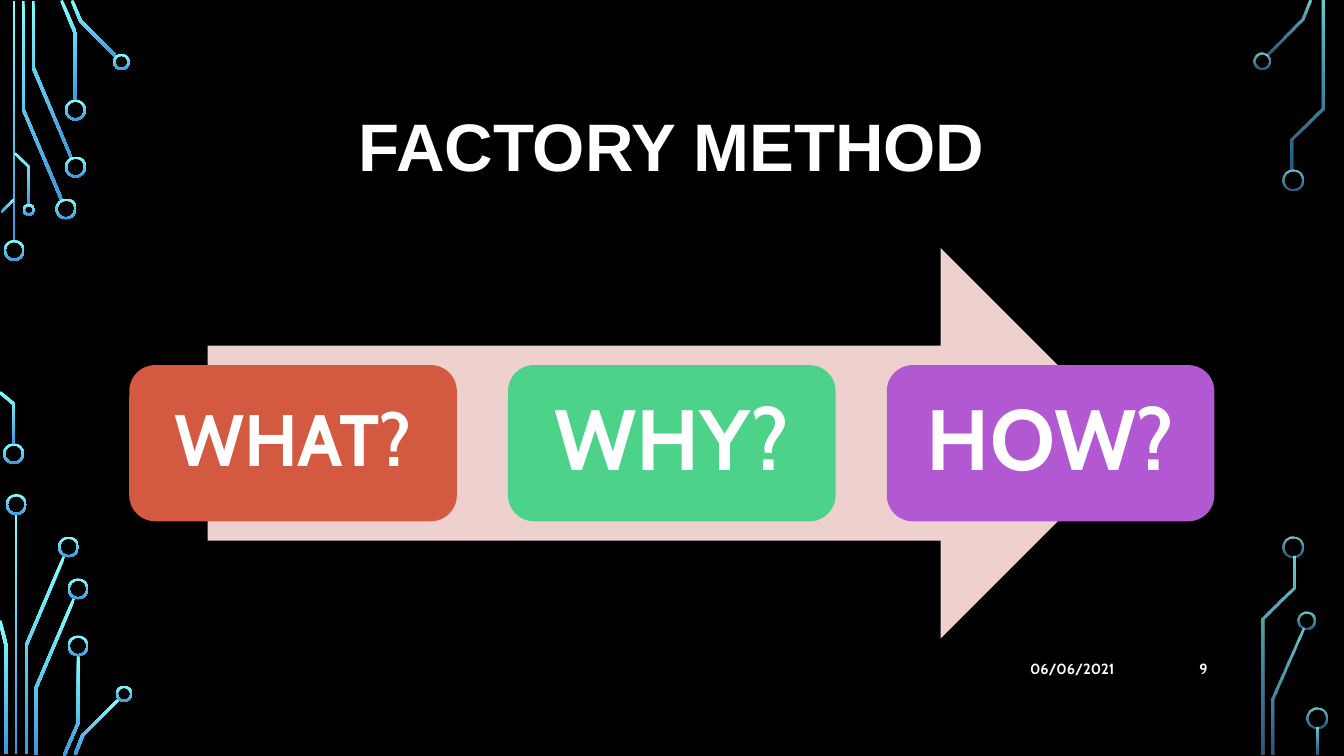
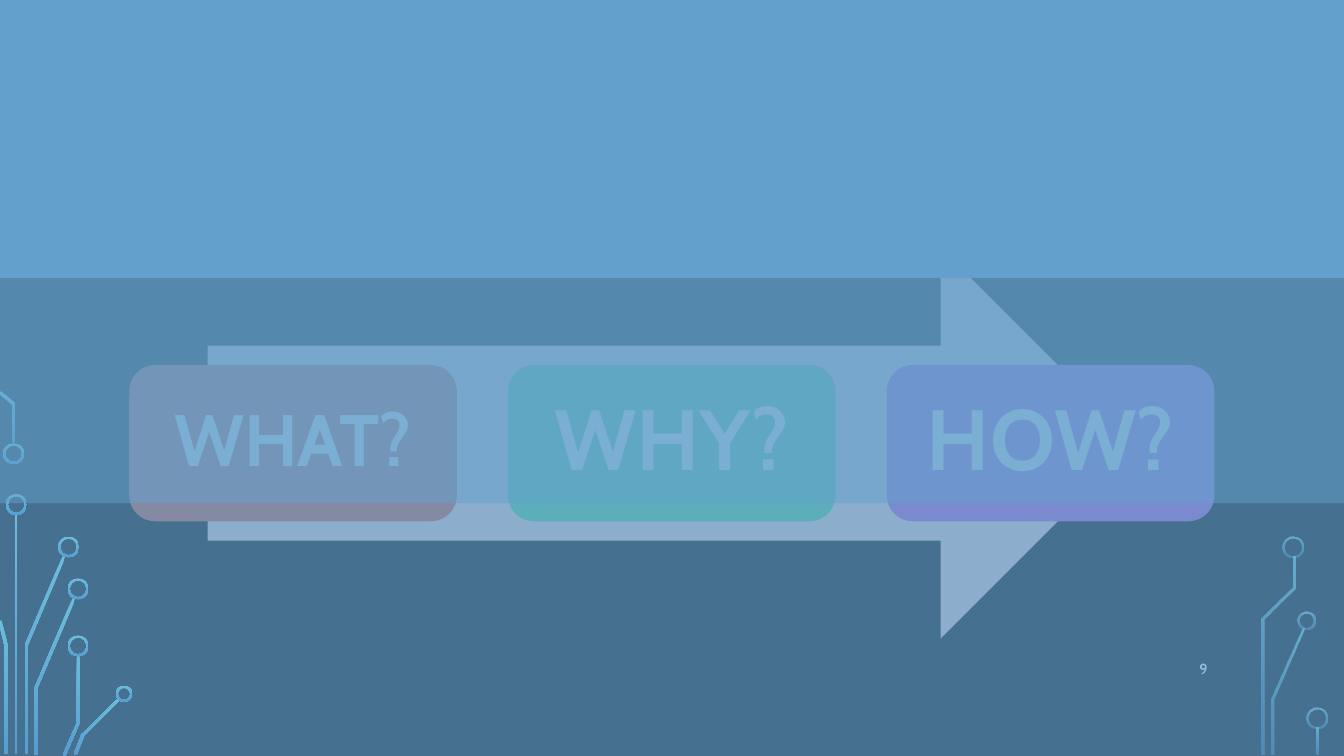
Before and after one commit to KhanhThinh/projects, a slide deck: slide 9 of docs/OOPForLife.pptx. Drawn at 1344x756 pixels with LibreOffice and Linux fonts; fonts in the diff are those of the drawing; background and template pictures are left out. Boxes give left, top, right and bottom in pixels: in the first picture for what was removed or moved away, otherwise in the second. Text is boxed around its words. In the diff, an @@ line names an element or a change of style, - is before the commit and + after.

```diff
--- a/docs/OOPForLife.pptx
+++ b/docs/OOPForLife.pptx
@@ rectangle added at [0, 0, 1344, 278], fill #63A0CC @@
@@ group removed at [1, 0, 1325, 261]: 16 freeform shapes, 1 rectangle @@
@@ title removed at [359, 124, 984, 172] @@
-FACTORY METHOD
@@ rectangle added at [0, 213, 1344, 503], fill #63A0CC at 85% opacity @@
@@ rectangle added at [0, 503, 1344, 756], fill #63A0CC at 70% opacity @@
@@ text removed at [1030, 663, 1114, 676] @@
-06/06/2021
```
Also in this commit, not shown: 28 other slides changed, 12 other files.
